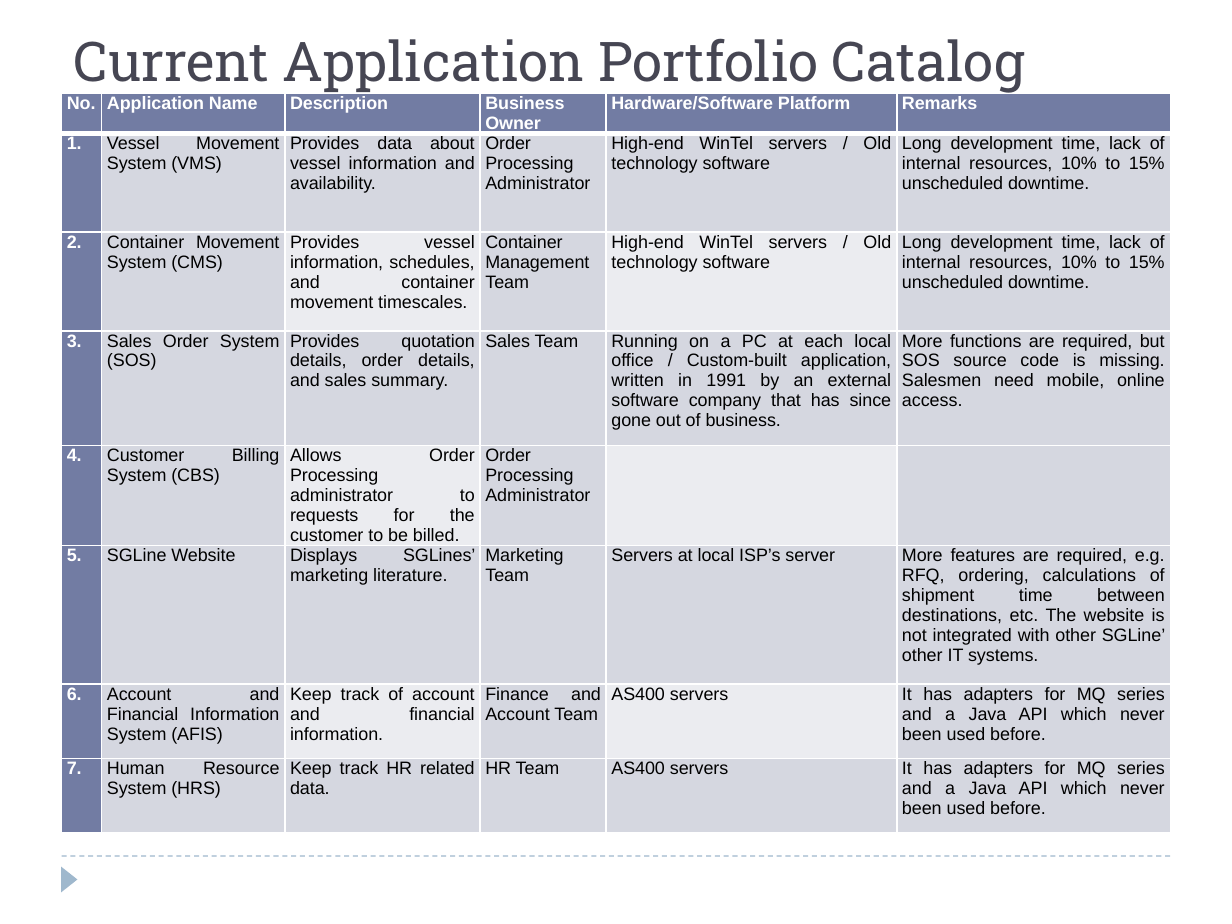
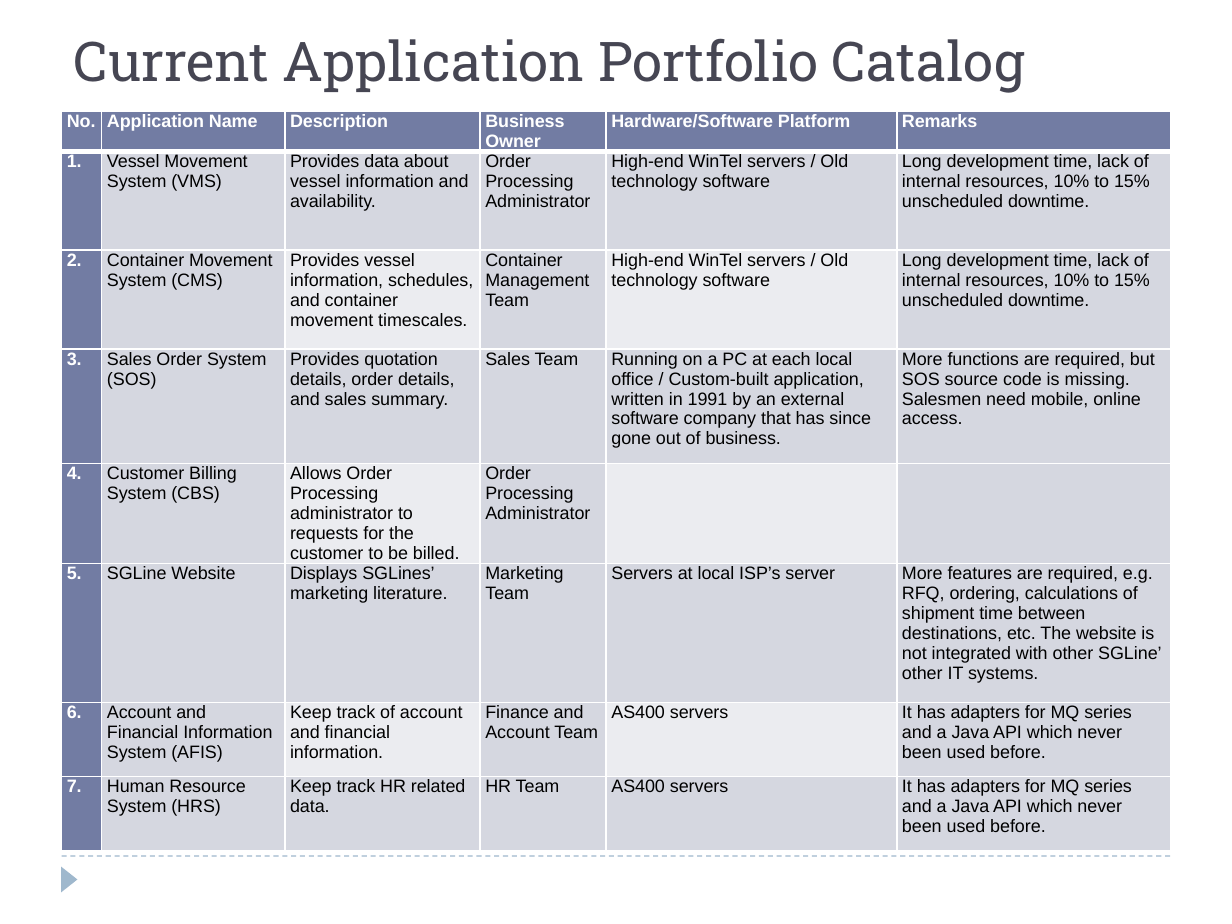
Before and after one commit to windieccf/t1-shipping, a slide deck: slide 28 of Enterprise Architech Presentation.pptx (slide 30 before the commit). Drawn at 1232x924 pixels with LibreOffice and Linux fonts; fonts in the diff are those of the drawing. Boxes give left, top, right and bottom in pixels: in the first picture for what was removed or moved away, otherwise in the second. Text is boxed around its words. In the diff, an @@ line names an element or a change of style, - is before the commit and + after.

```diff
--- a/Enterprise Architech Presentation.pptx
+++ b/Enterprise Architech Presentation.pptx
@@ table at (62, 111, 1172, 840) @@
@@ alignment justified to left @@
@@ table: place and size @@
-table at (62, 94, 1172, 853)
+table at (62, 111, 1172, 840)
```
Also in this commit, not shown: 14 other slides changed, 1 slide removed.
